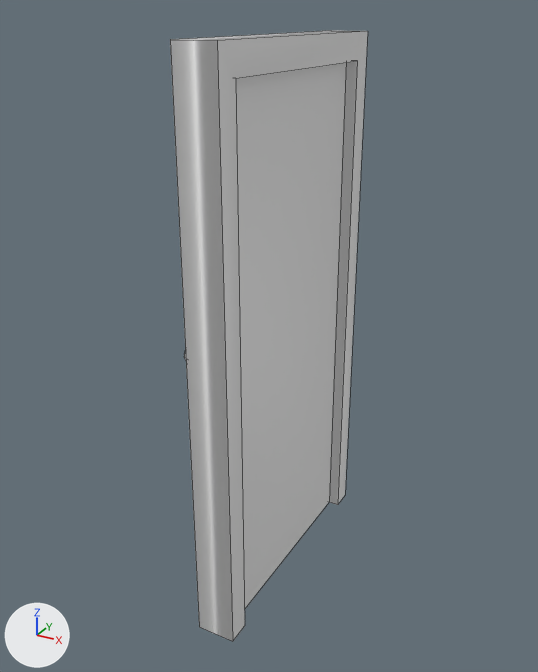
The FBX model Antazo/Door.fbx: old version first, new version second.
Camera for both pictures: a 50 mm camera at (1.87, -3.57, 3.34) aimed at (-0.08, -0.02, 1.56). Arrows for +X, +Y and +Z are at lower left; the lights stay in place. Mesh edges are drawn as thin lines. Where no turn or scale is listed for an object, it has been applied to the vertices.

In view in the first picture: 'Door', 'Frame'.
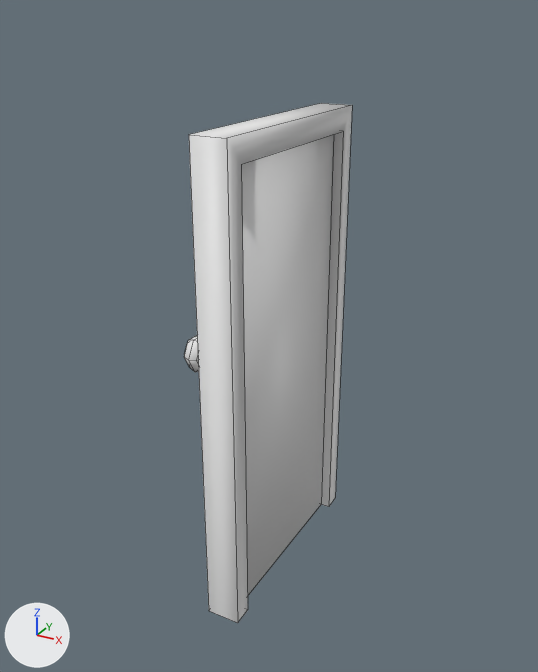
The newer file is also rescaled (x0.86), turned or shifted as a whole; pictures and numbers use the older file's frame.

Diff of the bpy script that builds the scene:
```diff
--- a/Antazo/Door.fbx.py
+++ b/Antazo/Door.fbx.py
@@ me_cube @@
 me_cube.from_pydata(...)  # 16 vertices, 8 faces; spans x -1.0..1.0, y -1.0..1.0, z -1.0..1.0
 # used by ob_frame; location = (0.0, 0.0, 1.599); rotation_euler = (-3.142, 0.0, 0.0), in degrees (-180, 0, 0); scale = (-0.117, -0.815, -1.63)
+# me_cube part 2: the whole mesh is scaled about its middle by (-0.101, 0.7, 1.4), then moved by (0.0, -0.02, 1.43)
 me_cube.materials.append(mat_material)
@@ me_cube_001 @@
 me_cube_001.from_pydata(...)  # 8 vertices, 6 faces; spans x -1.0..1.0, y -0.97..0.97, z -1.17..1.06
 # used by ob_door; location = (-0.002, 0.0, 1.599); rotation_euler = (-3.142, 0.0, 0.0), in degrees (-180, 0, 0); scale = (-0.0502, -0.696, -1.39)
+# me_cube_001 part 1: the whole mesh is scaled about its middle by (-0.0431, 0.599, 1.19), then moved by (-0.01, -0.02, 1.41)
 me_cube_001.materials.append(mat_material)
@@ ob_frame @@
 ob_frame = bpy.data.objects.new('Frame', me_cube)
-ob_frame.location = (0.0, 0.0, 1.599)
-ob_frame.rotation_euler = (-3.142, 0.0, 0.0)  # degrees (-180, 0, 0)
-ob_frame.scale = (-0.117, -0.815, -1.63)
+ob_frame.location = (0.0, 0.0, 0.0)
@@ ob_door @@
 ob_door = bpy.data.objects.new('Door', me_cube_001)
-ob_door.location = (-0.002, 0.0, 1.599)
-ob_door.rotation_euler = (-3.142, 0.0, 0.0)  # degrees (-180, 0, 0)
-ob_door.scale = (-0.0502, -0.696, -1.39)
+ob_door.location = (0.0, 0.0, 0.0)
```

Pixel boxes [x1, y1, x2, y2] of what changed, in the pictures (538 x 672 px):
'Frame', moved, turned, rescaled: before [170, 30, 368, 642]; after [189, 103, 352, 623]
'Door', moved, turned, rescaled: before [236, 62, 346, 608]; after [241, 134, 334, 595]
